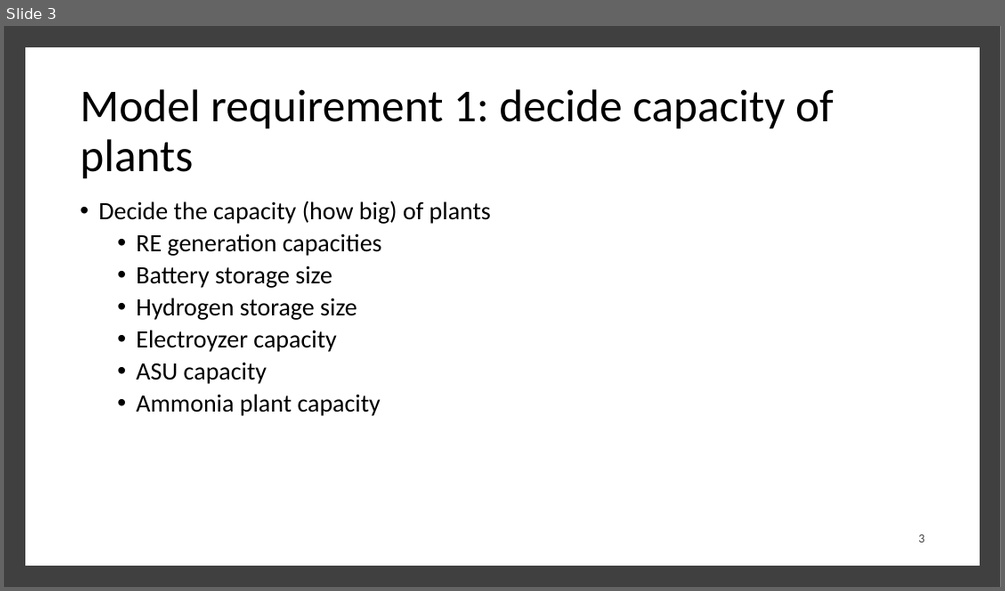
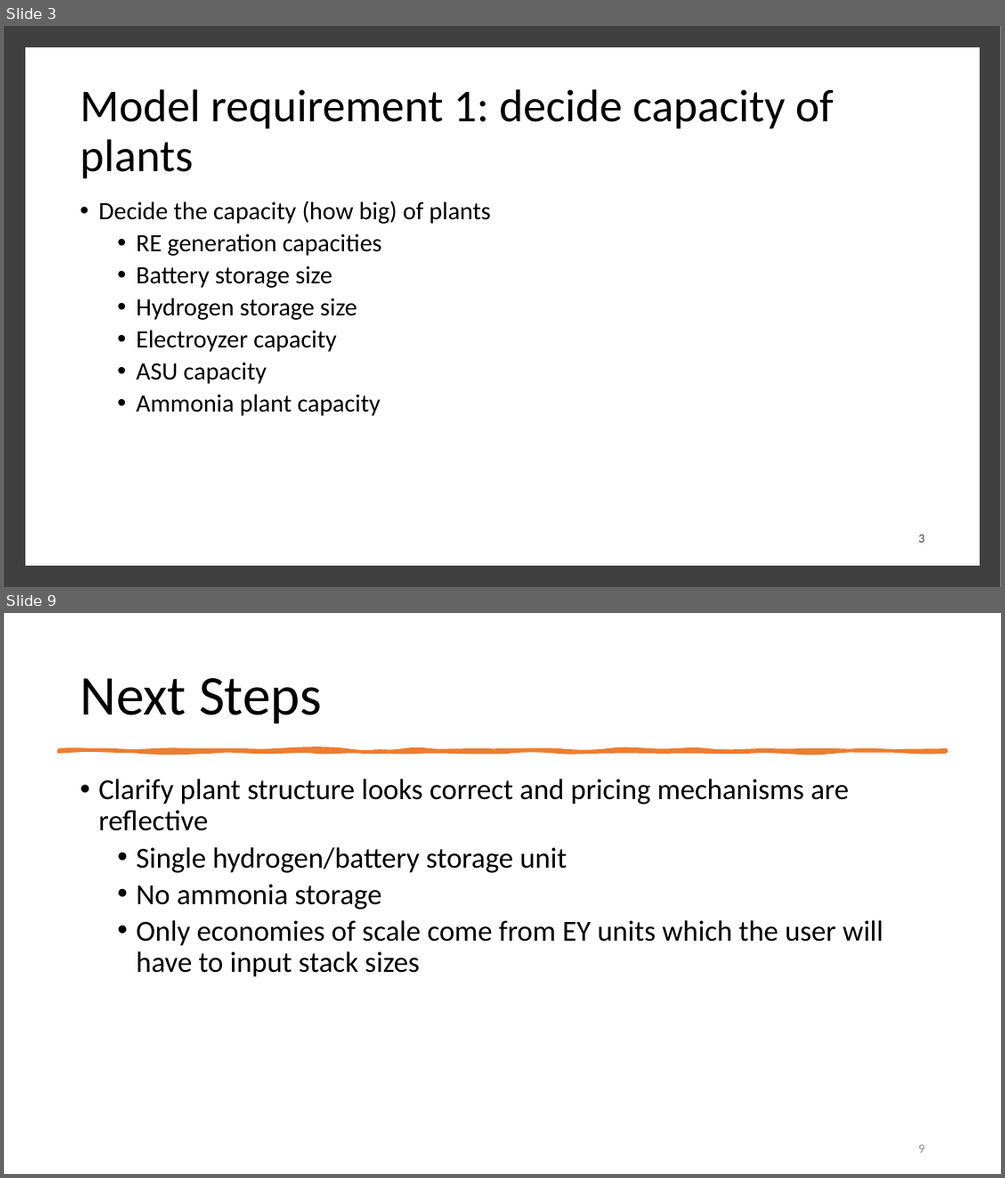
Before and after one commit to julflore000/KAUST, a slide deck: presentations/5_22 Work Review.pptx. Shown one above the other, each under a label of ours: slide 3 before the commit, slides 3 and 9 after it; the slides between them are not shown. The pictures are 1005x591 and 1005x1178 pixels, drawn with LibreOffice and Linux fonts; fonts in the diff are those of the drawing. Boxes give left, top, right and bottom in pixels: in the first picture for what was removed or moved away, otherwise in the second. Text is boxed around its words. In the diff, an @@ line names an element or a change of style, - is before the commit and + after.

```diff
--- a/presentations/5_22 Work Review.pptx
+++ b/presentations/5_22 Work Review.pptx
@@ slide 9 added at (x1=4, y1=613, x2=1001, y2=1174), background #FFFFFF @@
@@ title added at (x1=80, y1=678, x2=322, y2=723), 54 pt, text #000000 @@
+Next Steps
@@ freeform shape added at (x1=58, y1=750, x2=947, y2=751), fill #ED7D31, outline #ED7D31 3.25 pt @@
@@ text added at (x1=98, y1=779, x2=883, y2=977), 28 pt, text #000000 @@
+• Clarify plant structure looks correct and pricing mechanisms are reflective
+  • Single hydrogen/battery storage unit
+  • No ammonia storage
+  • Only economies of scale come from EY units which the user will have to input stack sizes
@@ page number added at (x1=918, y1=1144, x2=924, y2=1152), 12 pt, text #8C8C8C @@
+9
```
Also in this commit, not shown: 2 slides changed, 4 other slides added, 1 slide removed, 12 other files.
